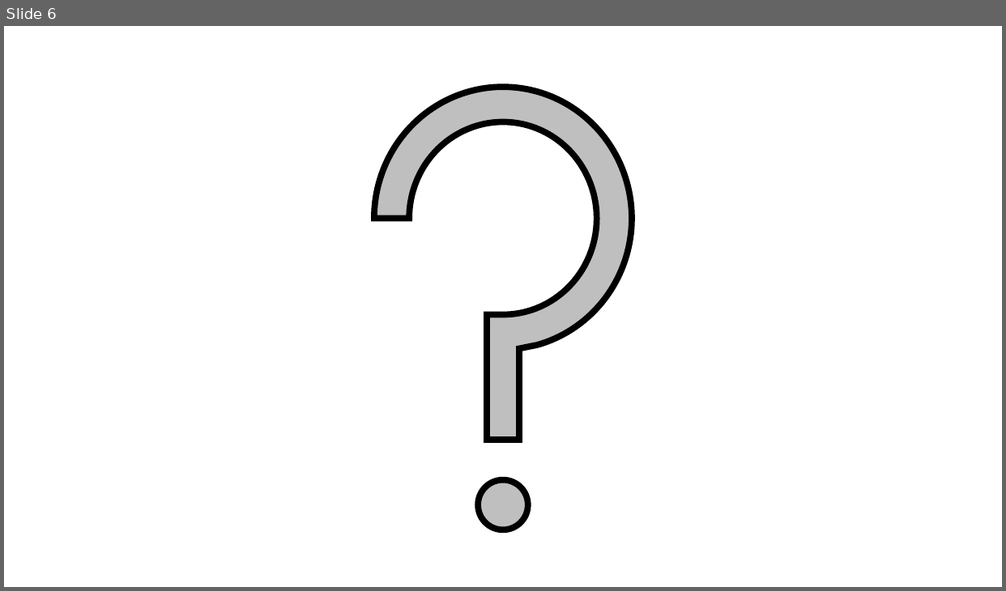
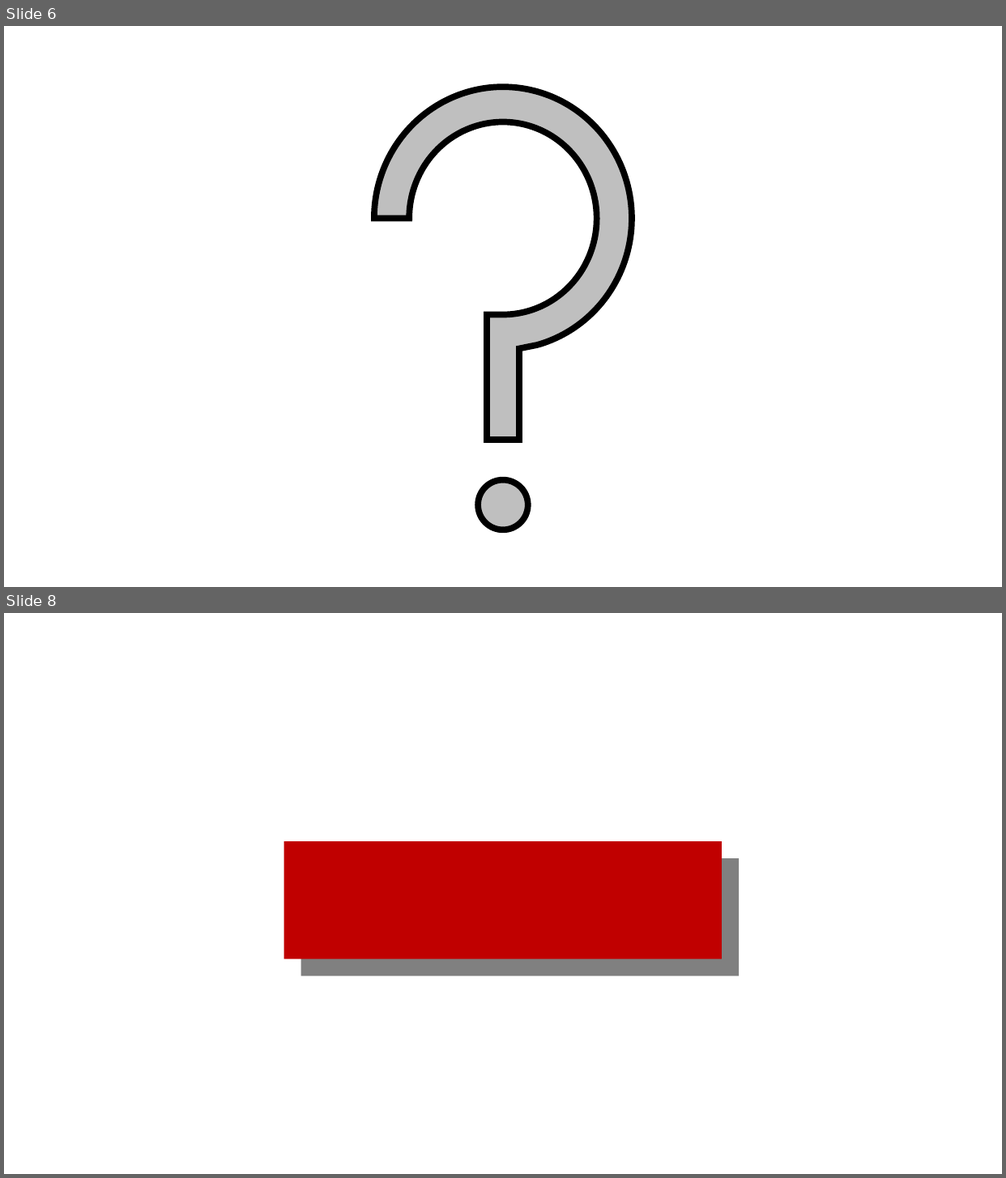
Before and after one commit to YonggyungBae/Shortcut, a slide deck: Resources/Icon/Icon.pptx. Shown one above the other, each under a label of ours: slide 6 before the commit, slides 6 and 8 after it; the slides between them are not shown. The pictures are 1006x591 and 1006x1178 pixels, drawn with LibreOffice and Linux fonts; fonts in the diff are those of the drawing. Boxes give left, top, right and bottom in pixels: in the first picture for what was removed or moved away, otherwise in the second. Text is boxed around its words. In the diff, an @@ line names an element or a change of style, - is before the commit and + after.

```diff
--- a/Resources/Icon/Icon.pptx
+++ b/Resources/Icon/Icon.pptx
@@ slide 8 added at (x1=4, y1=613, x2=1002, y2=1174), background #FFFFFF @@
@@ rectangle added at (x1=240, y1=631, x2=767, y2=1157), outline #FFFFFF 15 pt @@
@@ rectangle added at (x1=284, y1=841, x2=722, y2=959), fill #C00000 @@
@@ rectangle added at (x1=301, y1=858, x2=739, y2=976), fill #808080 @@
```
Also in this commit, not shown: 1 other slide added, 42 other files.
